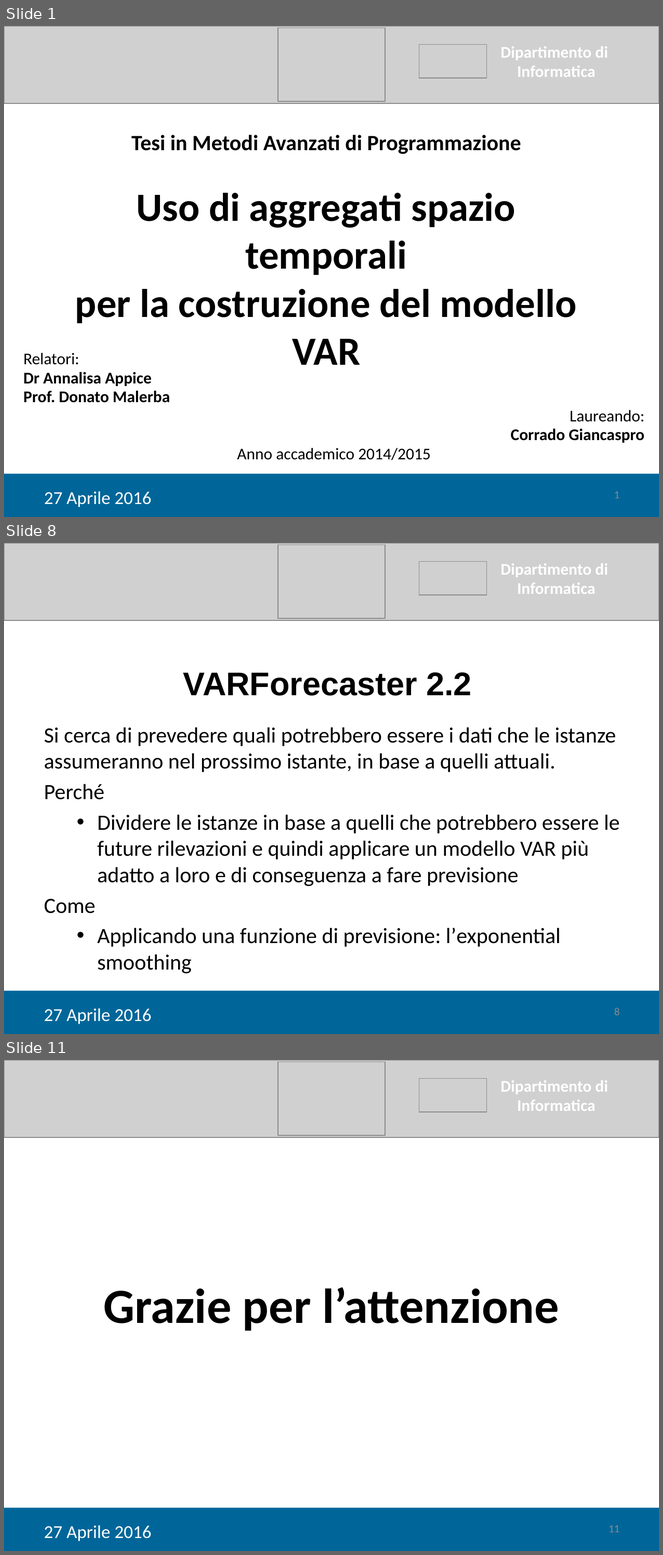
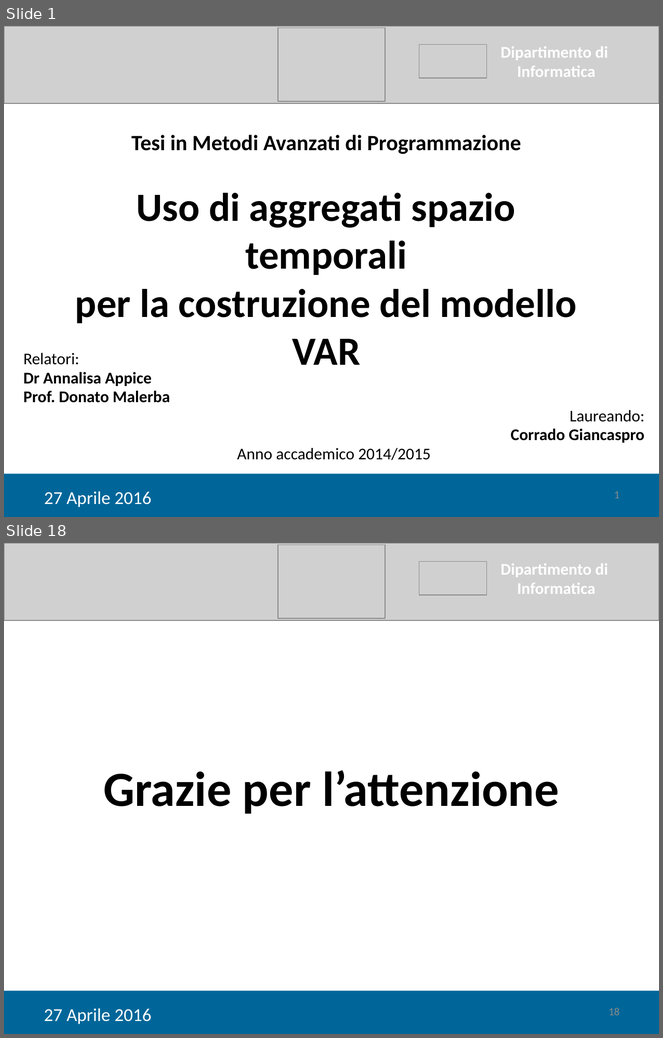
Before and after one commit to tps1516/Tesi, a slide deck: Tesi Corrado/Giancaspro_Corrado_Presentazione.pptx. Shown one above the other, each under a label of ours: slides 1, 8 and 11 before the commit, slides 1 and 18 after it; the slides between them are not shown. The pictures are 663x1555 and 663x1038 pixels, drawn with LibreOffice and Linux fonts; fonts in the diff are those of the drawing; grey boxes stand for pictures. Boxes give left, top, right and bottom in pixels: in the first picture for what was removed or moved away, otherwise in the second. Text is boxed around its words. In the diff, an @@ line names an element or a change of style, - is before the commit and + after.

```diff
--- a/Tesi Corrado/Giancaspro_Corrado_Presentazione.pptx
+++ b/Tesi Corrado/Giancaspro_Corrado_Presentazione.pptx
@@ slide 8 removed at bbox=[4, 543, 659, 1034], background #FFFFFF @@
@@ picture removed at bbox=[4, 543, 659, 620] @@
@@ picture removed at bbox=[278, 545, 385, 618] @@
@@ picture removed at bbox=[419, 561, 487, 595] @@
@@ text removed at bbox=[501, 563, 608, 594] @@
-Dipartimento di
-Informatica
@@ text removed at bbox=[183, 672, 472, 696] @@
-VARForecaster 2.2
@@ text removed at bbox=[44, 727, 620, 974] @@
-Si cerca di prevedere quali potrebbero essere i dati che le istanze assumeranno nel prossimo istante, in base a quelli attuali.
-Perché
-  • Dividere le istanze in base a quelli che potrebbero essere le future rilevazioni e quindi applicare un modello VAR più adatto a loro e di conseguenza a fare previsione
-Come
-  • Applicando una funzione di previsione: l’exponential smoothing
@@ rectangle removed at bbox=[4, 991, 659, 1034] @@
@@ text removed at bbox=[44, 1008, 152, 1025] @@
-27 Aprile 2016
@@ page number removed at bbox=[614, 1008, 620, 1016] @@
-8
@@ what was slide 11 is now slide 18 @@
@@ page number at bbox=[609, 1008, 620, 1016]: text changed @@
-11
+18
```
Also in this commit, not shown: 8 slides changed, 8 slides added, 1 other file.
